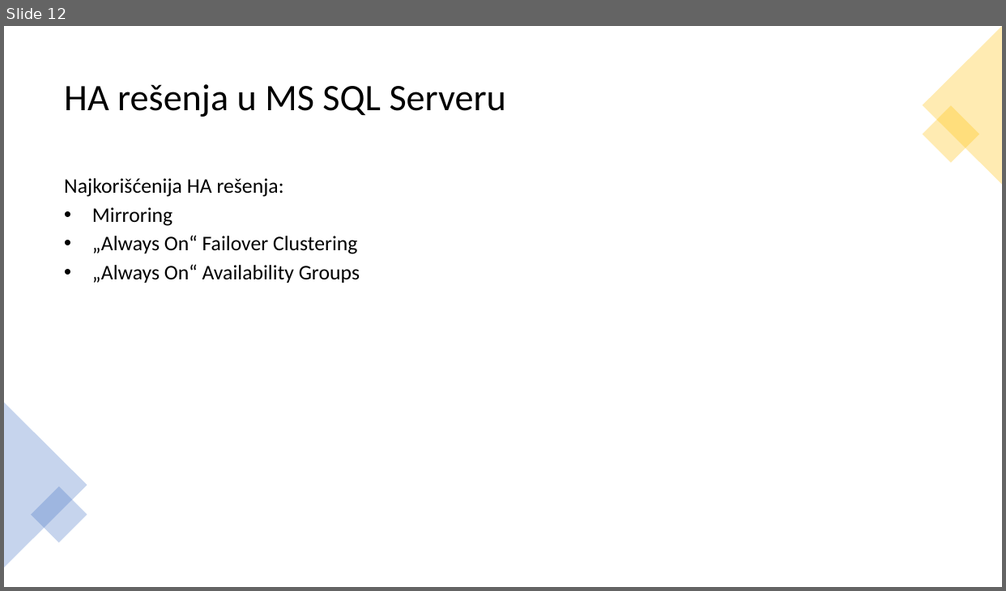
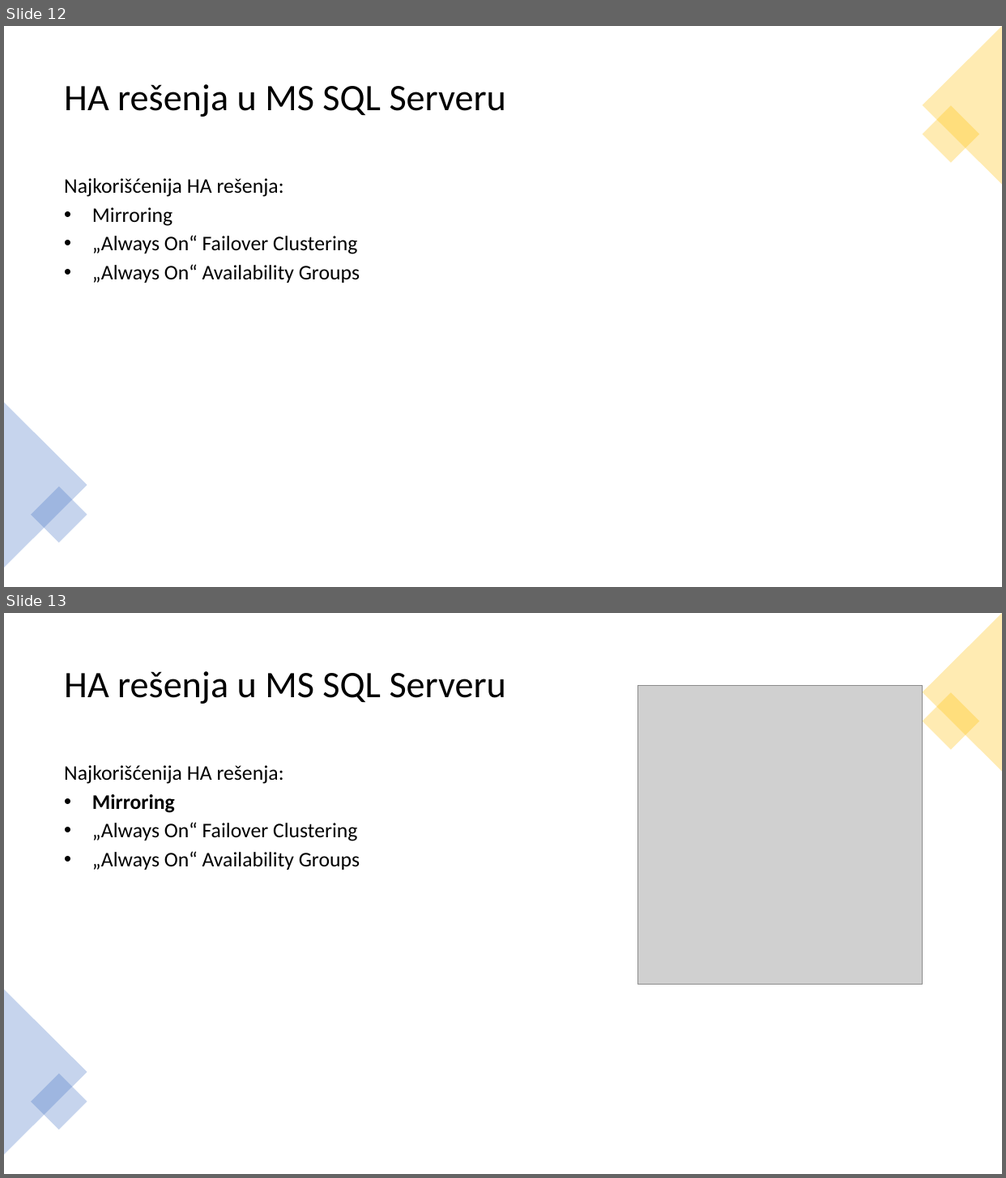
Before and after one commit to VulovicDanilo/DBMS3, a slide deck: Sistem za upravljanje bazama podataka - Microsoft SQL Server High Availability.pptx. Shown one above the other, each under a label of ours: slide 12 before the commit, slides 12 and 13 after it. The pictures are 1006x591 and 1006x1178 pixels, drawn with LibreOffice and Linux fonts; fonts in the diff are those of the drawing; grey boxes stand for pictures. Boxes give left, top, right and bottom in pixels: in the first picture for what was removed or moved away, otherwise in the second. Text is boxed around its words. In the diff, an @@ line names an element or a change of style, - is before the commit and + after.

```diff
--- a/Sistem za upravljanje bazama podataka - Microsoft SQL Server High Availability.pptx
+++ b/Sistem za upravljanje bazama podataka - Microsoft SQL Server High Availability.pptx
@@ slide 13 added at (4,613,1002,1174), background #FFFFFF @@
@@ triangle added at (923,613,1002,772), fill #FFC000 at 30% opacity @@
@@ title added at (64,671,506,704), 36 pt, text #000000 @@
+HA rešenja u MS SQL Serveru
@@ picture added at (638,686,923,984) @@
@@ rectangle added at (923,693,979,750), fill #FFC000 at 30% opacity @@
@@ text added at (64,765,360,870), 20 pt, text #000000 @@
+Najkorišćenija HA rešenja:
+• Mirroring
+• „Always On“ Failover Clustering
+• „Always On“ Availability Groups
@@ triangle added at (4,990,87,1155), fill #4472C4 at 30% opacity @@
@@ rectangle added at (31,1073,87,1130), fill #4472C4 at 30% opacity @@
```
Also in this commit, not shown: 1 slide changed, 2 other slides added, 2 other files.
